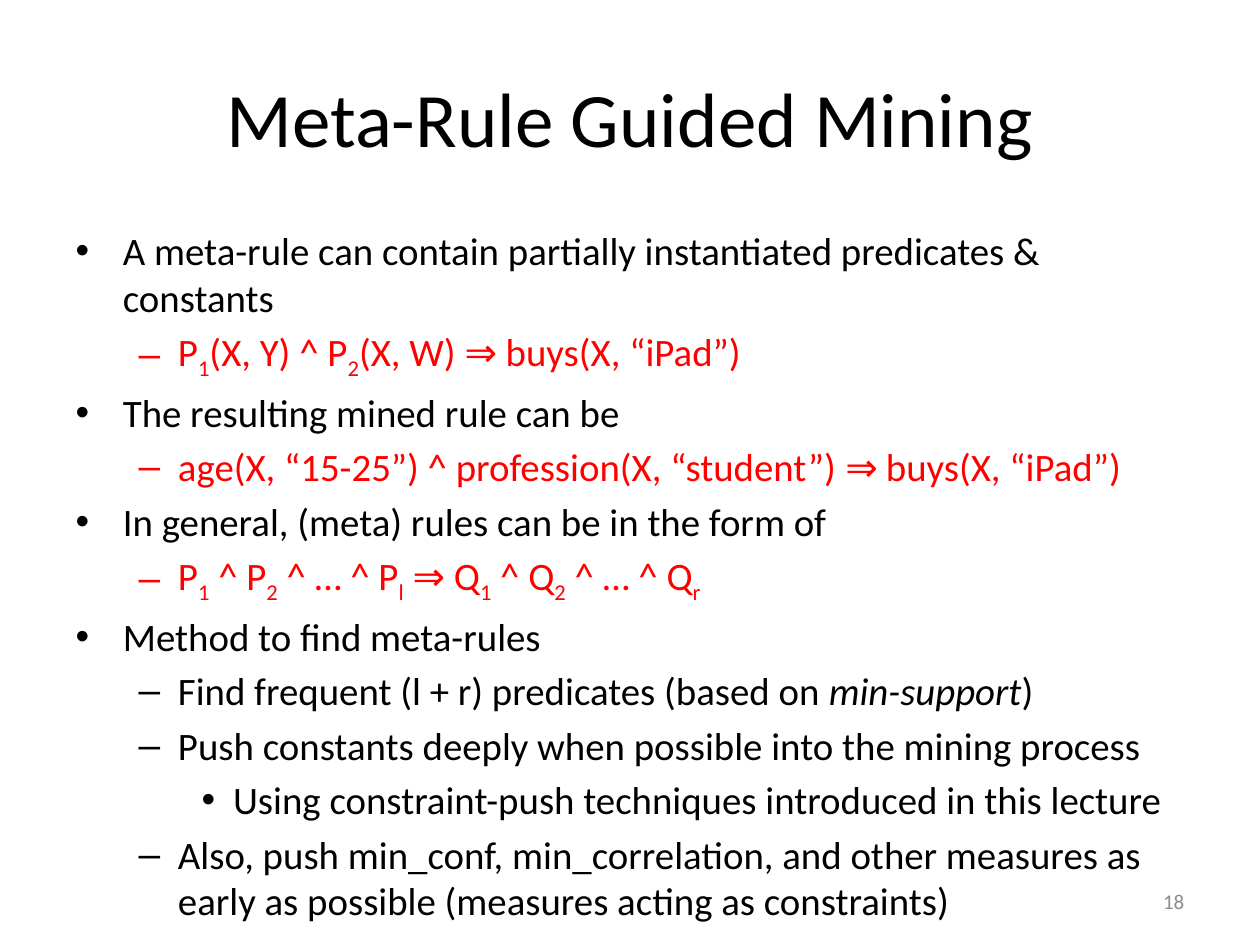
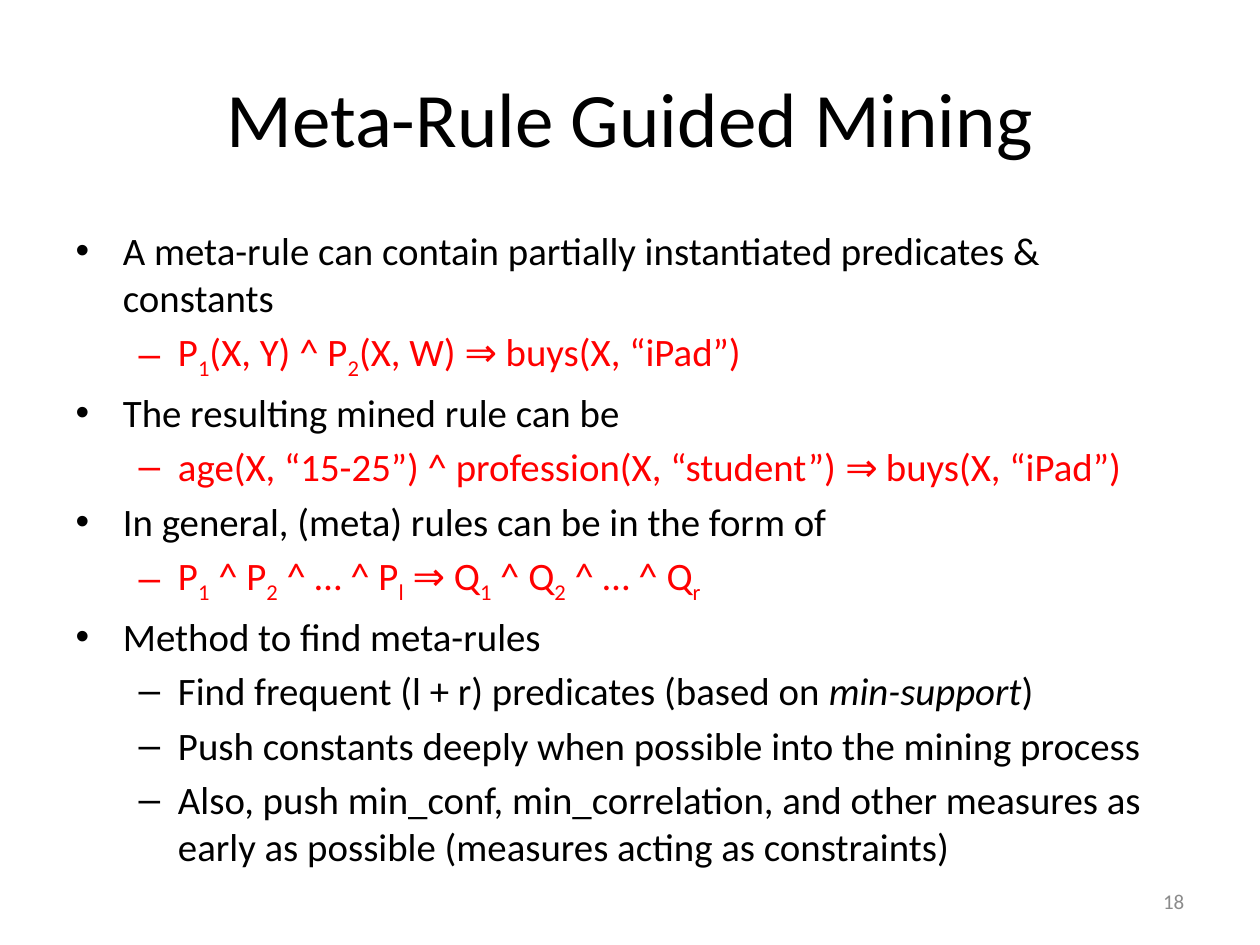
Before and after one commit to mjiang89/mjiang89.github.io, a slide deck: slide 18 of teaching/CS412Summer17-Chapter7.pptx. Drawn at 1260x945 pixels with LibreOffice and Linux fonts; fonts in the diff are those of the drawing. Boxes give left, top, right and bottom in pixels: in the first picture for what was removed or moved away, otherwise in the second. Text is boxed around its words. In the diff, an @@ line names an element or a change of style, - is before the commit and + after.

```diff
--- a/teaching/CS412Summer17-Chapter7.pptx
+++ b/teaching/CS412Summer17-Chapter7.pptx
@@ text at <box>233,787,1161,821</box>: paragraph removed @@
-    • Using constraint-push techniques introduced in this lecture
```
Also in this commit, not shown: 9 other slides changed, 1 slide removed, 4 other files.
